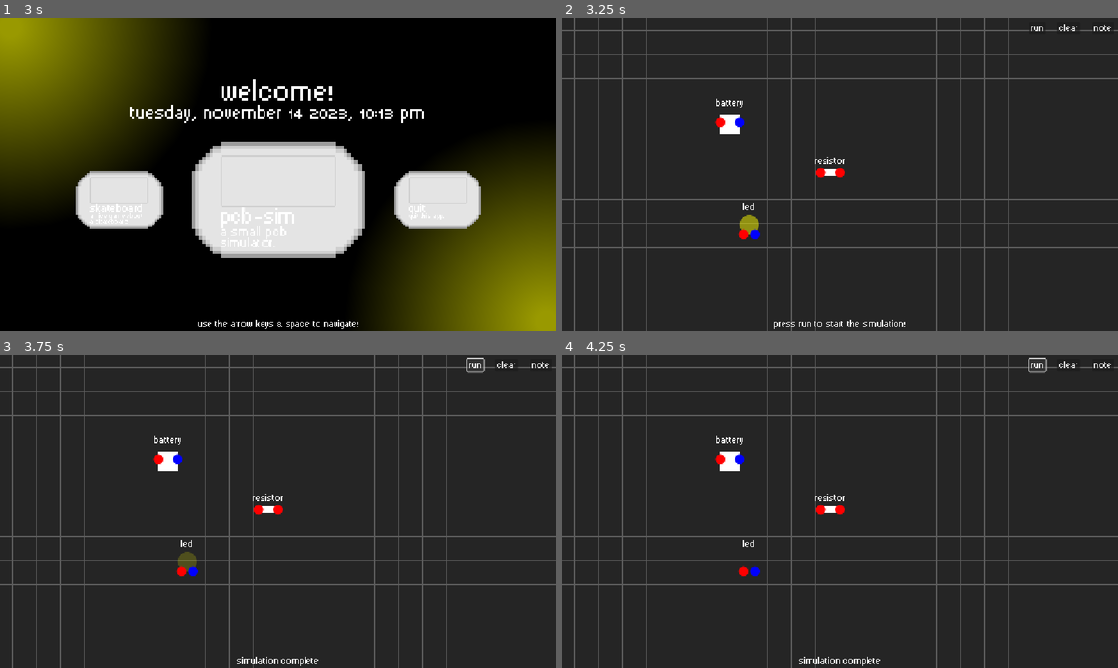
Above: before the commit, frames 1-4 (two rows, left to right).
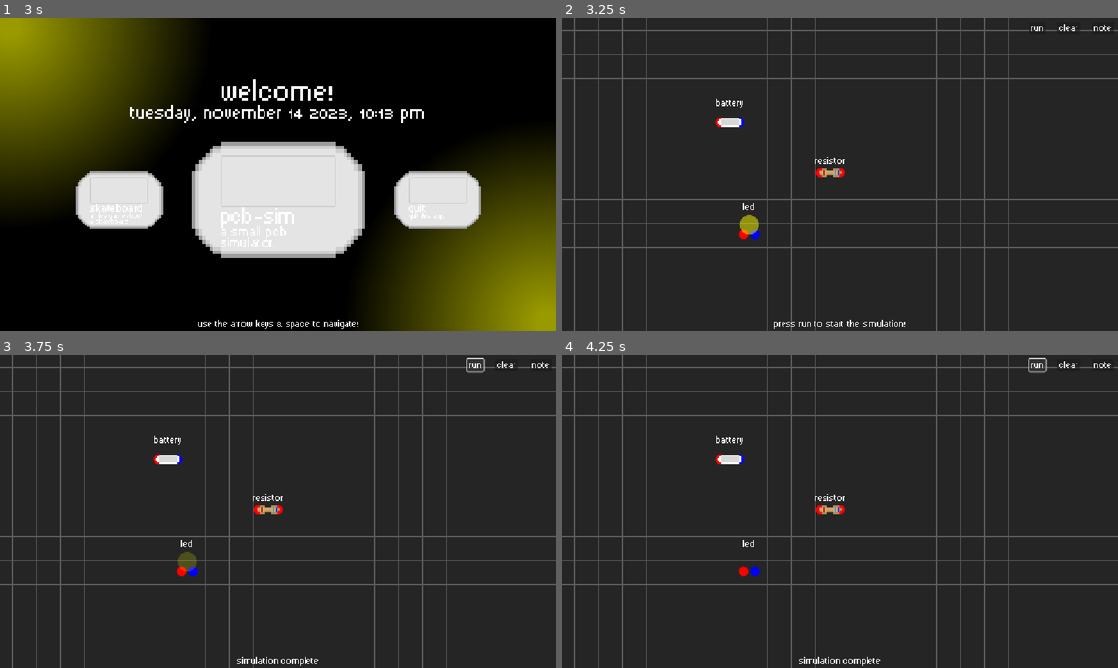
Above: after the commit, the same moments.

Repository: RafaeloxMC/giftbox
Game: Godot game, scene res://scenes/ui/loading.tscn
The game is run twice, just before and just after one commit, with the same random seed, the same clock (stepped at 60 frames per second) and the same inputs.
Inputs (mouse positions are in pixels of both pictures, inside the frame that each line leads up to):
- Up to frame 1 (3 s): tap Enter (ui_accept) at 0.5, 0.77, 1.25, 1.52, 2 s; hold Right (ui_right) 0.53-2.03 s; click (278, 174) at 0.6 s; move the mouse to (166, 190) at 1.27 s; tap Alt at 1.35 s; click (166, 190) at 1.42 s; move the mouse to (333, 105) at 2.02 s; hold Left (ui_left) 2.03-2.78 s; tap Shift at 2.1 s; click (333, 105) at 2.17 s; move the mouse to (278, 199) at 2.77 s; hold Right (ui_right) from 2.78 s (still down); click (278, 199) at 2.85 s
- Up to frame 2 (3.25 s): keep holding Right (ui_right); tap Enter (ui_accept) at 3.02 s
- Up to frame 3 (3.75 s): release Right (ui_right) at 3.5 s; click "Run" at 3.5 s
- Up to frame 4 (4.25 s): no input

Frame 1 is identical in both runs. In frame 2, 0.3% of the frame differs, in the area x 28-51%, y 30-70%; in frame 3, 0.3%; in frame 4, 0.3%.

Commit message:
Add textures for battery & resistor

Diff:
--- a/scenes/electronics/battery.tscn
+++ b/scenes/electronics/battery.tscn
@@ -1,7 +1,8 @@
-[gd_scene load_steps=4 format=3 uid="uid://y6s50ductg4e"]
+[gd_scene load_steps=5 format=3 uid="uid://y6s50ductg4e"]
 
 [ext_resource type="Script" uid="uid://dofu6v38w6gjj" path="res://scripts/electronics/battery.gd" id="1_6oi3y"]
 [ext_resource type="PackedScene" uid="uid://cgv64wwg2hl7c" path="res://scenes/electronics/pin.tscn" id="2_41njs"]
+[ext_resource type="Texture2D" uid="uid://untdfbjdcu2d" path="res://assets/sprites/battery.png" id="2_un1cg"]
 
 [sub_resource type="StyleBoxFlat" id="StyleBoxFlat_41njs"]
 bg_color = Color(0, 0, 1, 1)
@@ -15,10 +16,11 @@
 component_name = "Battery"
 pins = [NodePath("Pins/PositivePin"), NodePath("Pins/NegativePin")]
 
-[node name="ColorRect" type="ColorRect" parent="."]
-offset_right = 40.0
-offset_bottom = 40.0
-mouse_filter = 2
+[node name="ColorRect" type="Sprite2D" parent="."]
+z_index = 1
+position = Vector2(18.5, 16)
+scale = Vector2(3, 3)
+texture = ExtResource("2_un1cg")
 
 [node name="Pins" type="Node2D" parent="."]
 
--- a/scenes/electronics/led.tscn
+++ b/scenes/electronics/led.tscn
@@ -24,6 +24,7 @@
 
 [node name="Glow" type="Panel" parent="."]
 modulate = Color(1, 1, 1, 0.49803922)
+z_index = 1
 offset_right = 40.0
 offset_bottom = 40.0
 mouse_filter = 2
--- a/scenes/electronics/resistor.tscn
+++ b/scenes/electronics/resistor.tscn
@@ -1,17 +1,19 @@
-[gd_scene load_steps=3 format=3 uid="uid://ddwq60hl3x1ut"]
+[gd_scene load_steps=4 format=3 uid="uid://ddwq60hl3x1ut"]
 
 [ext_resource type="Script" uid="uid://cqhrqaw400ojv" path="res://scripts/electronics/resistor.gd" id="1_a77i0"]
 [ext_resource type="PackedScene" uid="uid://cgv64wwg2hl7c" path="res://scenes/electronics/pin.tscn" id="2_gkerm"]
+[ext_resource type="Texture2D" uid="uid://jo2ucleu2qwr" path="res://assets/sprites/resistor.png" id="2_x15my"]
 
 [node name="Resistor" type="Node2D" node_paths=PackedStringArray("pins")]
 script = ExtResource("1_a77i0")
 component_name = "Resistor"
 pins = [NodePath("Pins/A"), NodePath("Pins/B")]
 
-[node name="ColorRect" type="ColorRect" parent="."]
-offset_right = 40.0
-offset_bottom = 16.0
-mouse_filter = 2
+[node name="ColorRect" type="Sprite2D" parent="."]
+z_index = 1
+position = Vector2(20, 8)
+scale = Vector2(3, 3)
+texture = ExtResource("2_x15my")
 
 [node name="Pins" type="Node2D" parent="."]
 
Binary file added: assets/sprites/battery.aseprite
Binary file added: assets/sprites/battery.png
Not shown, added: assets/sprites/battery.png.import
Binary file added: assets/sprites/resistor.aseprite
Binary file added: assets/sprites/resistor.png
Not shown, added: assets/sprites/resistor.png.import
